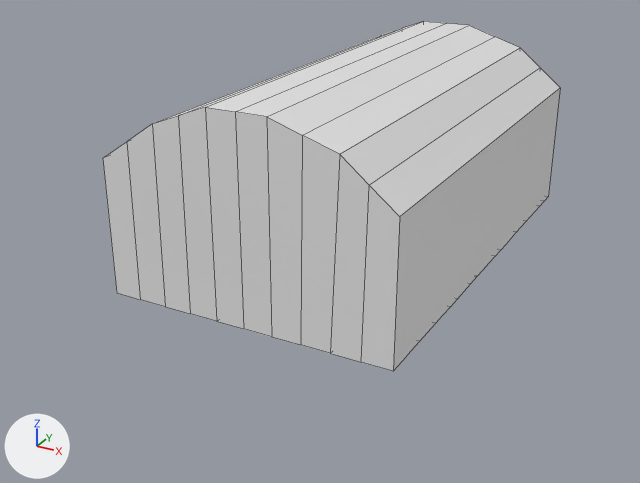
The Blender file snake_run_2/level_data/water_park.blend: old version first, new version second.
Rendered twice from a 50 mm camera at (78.8, -161.0, 64.2) aimed at (-1.3, -15.4, -8.6). Lighting does not change. The marker at lower left points along +X, +Y and +Z. The older version comes first. Mesh edges are drawn as thin lines.
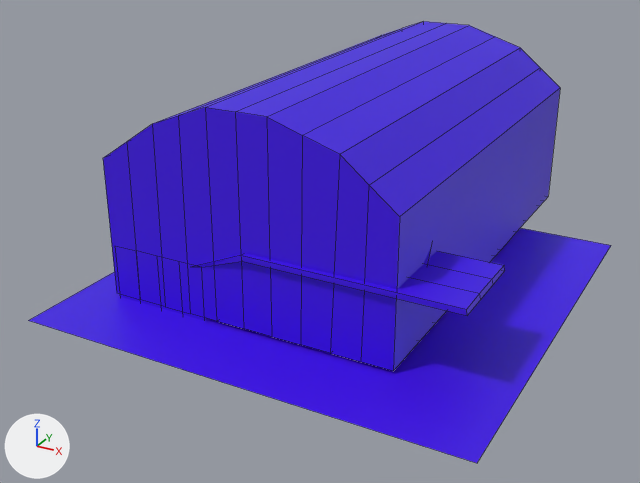
Pixel boxes (x1, y1, x2, y2) of what changed, in the pictures (640 x 483 px):
```json
{"object": "Cube", "change": "recoloured, reshaped", "before": [103, 21, 560, 371], "after": [28, 21, 611, 463], "on screen": "white to purple, 28% wider, 26% taller"}
{"part": 1, "of": "me_cube", "change": "added", "after": [115, 246, 505, 321], "on screen": "purple"}
{"part": 2, "of": "me_cube", "change": "built on", "after": [28, 228, 611, 463], "on screen": "purple"}
```

Edits to the scene script, one JSON object a line:
```json
{"op": "set", "path": "mat_material.base_color", "old": "(0.8, 0.8, 0.8)", "new": "(0.0511, 0.002, 0.8)", "note": "white #e7e7e7 -> purple #4007e7"}
{"block": "me_cube", "where": "# used by ob_cube; location = (0.0, 0.0, 0.0); scale = (2.4, 2.4, 2.4)"}
{"op": "remove", "block": "me_cube", "code": "me_cube.from_pydata(...)  # 352 vertices, 322 faces; spans x -12.2..12.2, y -19.1..19.1, z -7.1..10.9"}
{"op": "add", "block": "me_cube", "code": "me_cube.from_pydata(...)  # 541 vertices, 492 faces; spans x -15.3..20.5, y -25.6..19.1, z -9.6..10.9"}
{"block": "me_cube", "change": "me_cube part 1: a new loose piece of 105 vertices spanning x -12.0..17.2, y -19.6..-1.9, z -9.6..0.6, in mat_material (purple #4007e7)"}
{"block": "me_cube", "change": "me_cube part 2"}
{"block": "me_cube", "change": "2 faces are deleted"}
{"block": "me_cube", "change": "4 vertices move from x -5.9, y 13.2..15.5, z -0.5..0.9 to x -4.7, y 13.8..16.1, z -1.2..-0.7"}
{"block": "me_cube", "change": "64 vertices are added at x -15.3..20.5, y -25.6..18.8, z -7.6..2.3"}
{"block": "me_cube", "change": "12 new vertices lie (0.0, 0.0, 1.4) away from vertices in x -7.5..9.7, y -11.9..18.7, z -7.6..0.9"}
{"block": "me_cube", "change": "8 new vertices lie (3.8, 0.0, 0.0) away from vertices in x -2.8, y 12.7..18.8, z 0.4..1.9"}
{"block": "me_cube", "change": "81 new faces join them"}
```
